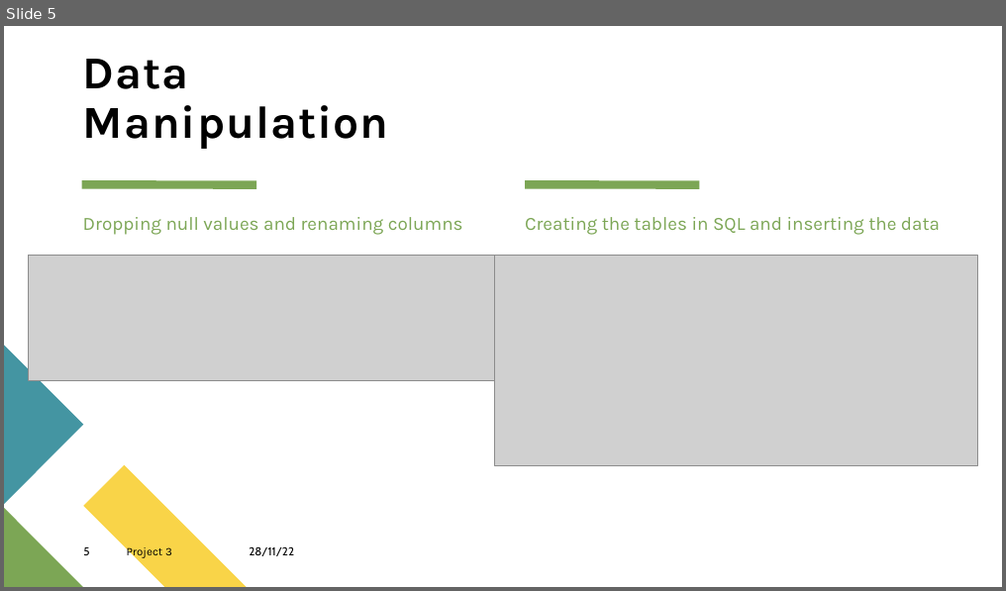
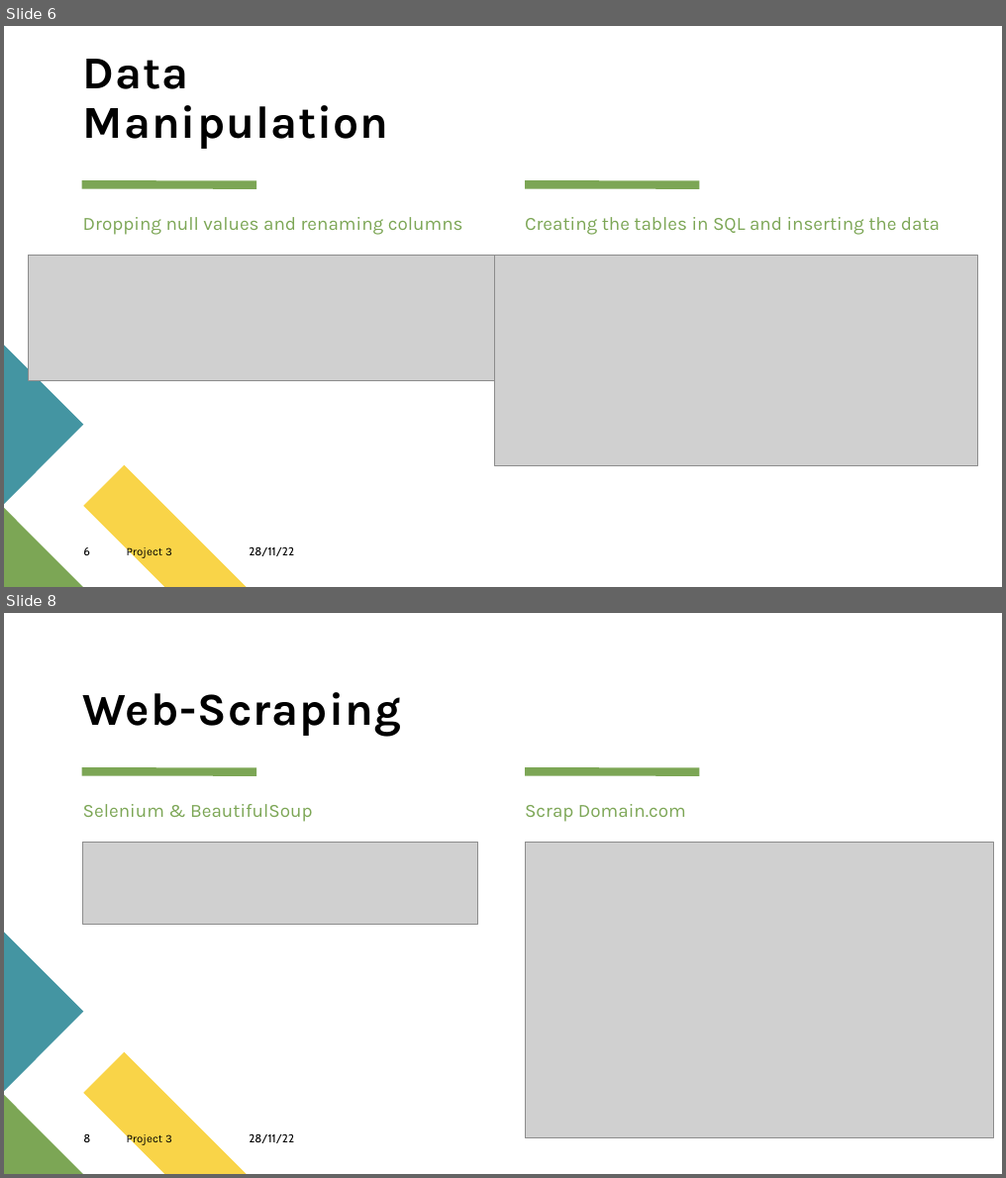
Before and after one commit to panlovelyda/Project-3-Group-8, a slide deck: Victoria Housing Median Price Change from 2011-2021.pptx. Shown one above the other, each under a label of ours: slide 5 before the commit, slides 6 and 8 after it; the slides between them are not shown. The pictures are 1006x591 and 1006x1178 pixels, drawn with LibreOffice and Linux fonts; fonts in the diff are those of the drawing; grey boxes stand for pictures. Boxes give left, top, right and bottom in pixels: in the first picture for what was removed or moved away, otherwise in the second. Text is boxed around its words. In the diff, an @@ line names an element or a change of style, - is before the commit and + after.

```diff
--- a/Victoria Housing Median Price Change from 2011-2021.pptx
+++ b/Victoria Housing Median Price Change from 2011-2021.pptx
@@ slide 8 added at box(4, 613, 1002, 1174), background #FFFFFF; not listed: 5 template elements that a slide beside it also shows @@
@@ title added at box(83, 692, 401, 736), 44 pt, text #000000, bold @@
+Web-Scraping
@@ text added at box(83, 804, 312, 822), 18 pt, text #7CA655 @@
+Selenium & BeautifulSoup
@@ text added at box(525, 804, 686, 822), 18 pt, text #7CA655 @@
+Scrap Domain.com
@@ picture added at box(82, 842, 478, 924) @@
@@ picture added at box(525, 842, 994, 1139) @@
@@ page number added at box(83, 1134, 90, 1143), 11 pt, text #000000 @@
+8
@@ text added at box(127, 1135, 172, 1146), 11 pt, text #000000 @@
+Project 3
@@ text added at box(249, 1134, 294, 1144), 11 pt, text #000000 @@
+28/11/22
@@ what was slide 5 is now slide 6 @@
@@ page number at box(83, 548, 90, 556): text changed @@
-5
+6
```
Also in this commit, not shown: 2 slides changed, 1 other slide added, 1 other file.
